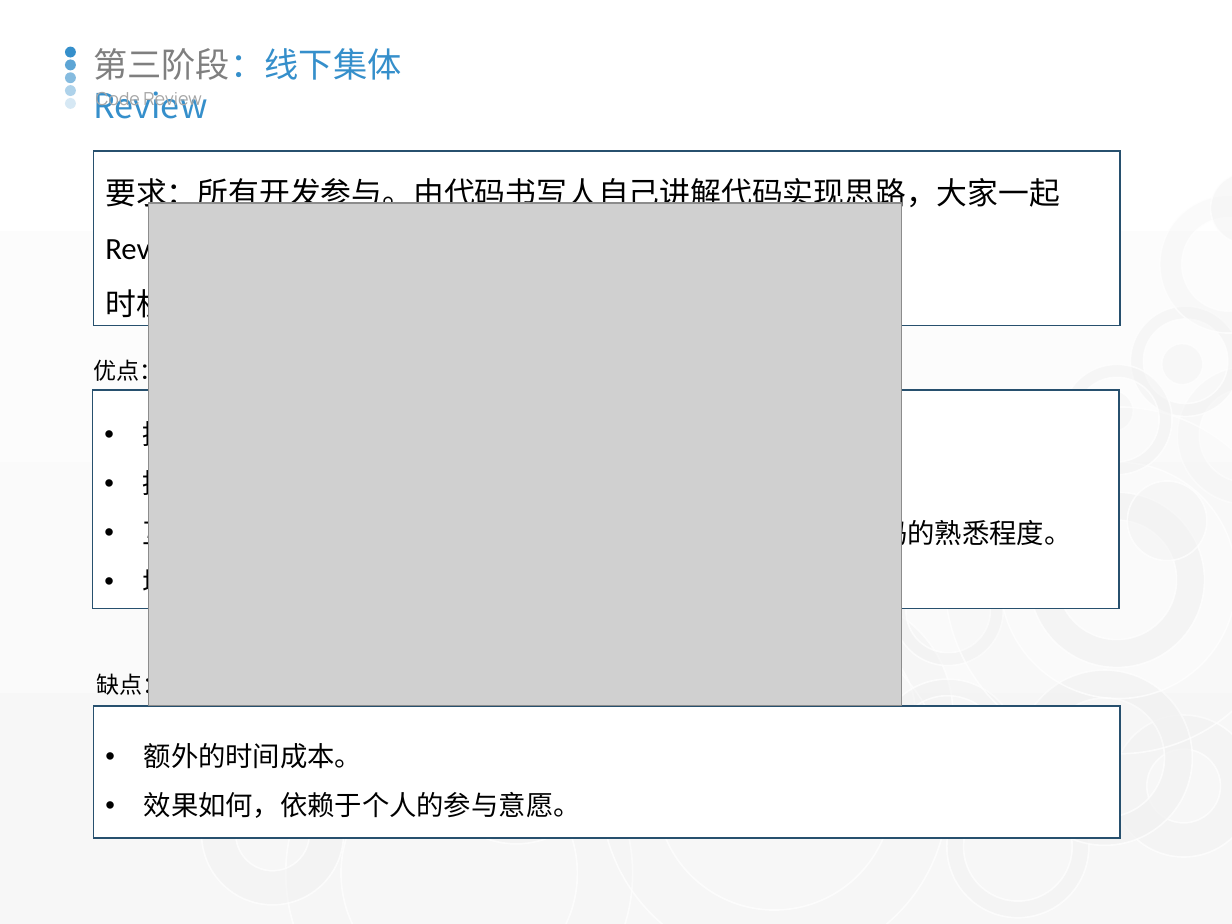
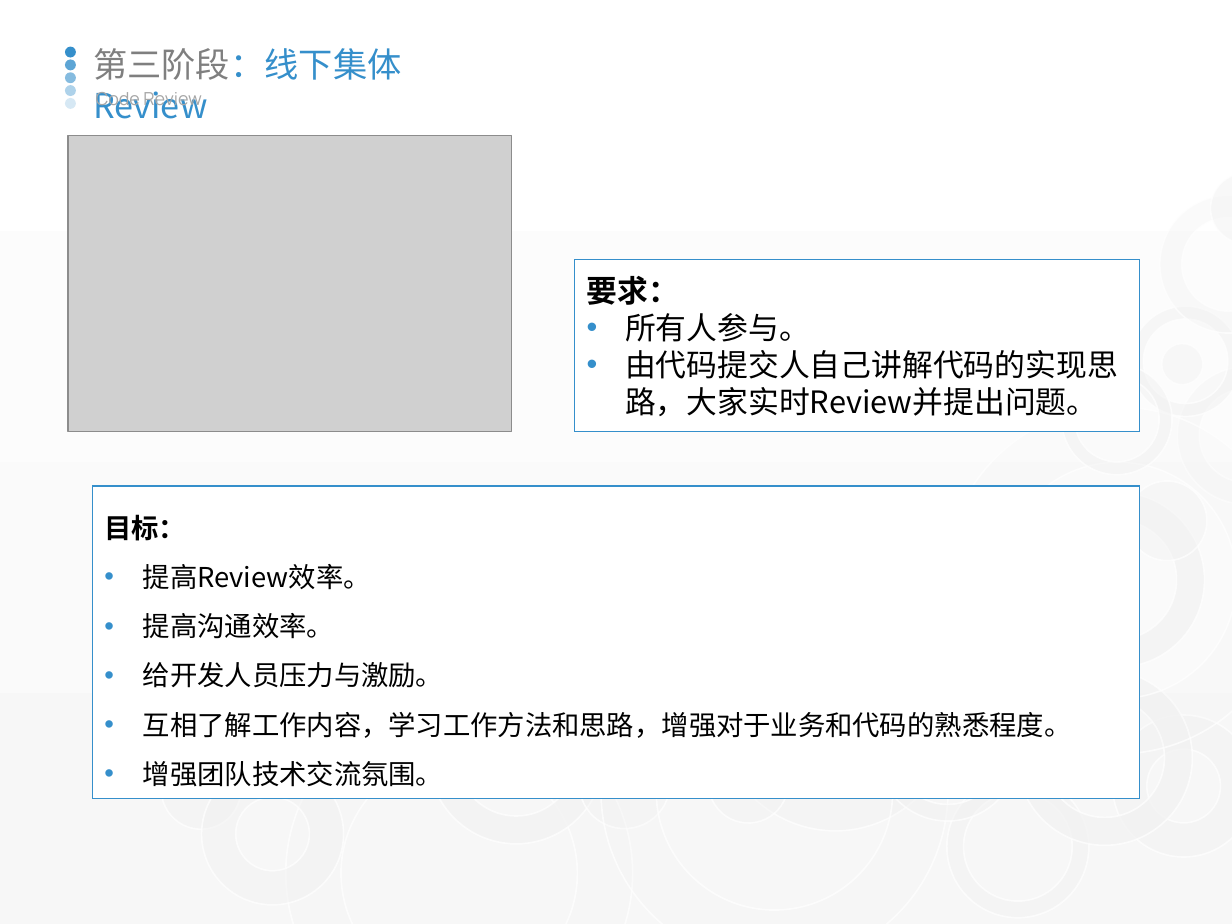
Before and after one commit to watermoonlx/code-review-unit-test, a slide deck: slide 17 of Code Review & Unit Test.pptx. Drawn at 1232x924 pixels with LibreOffice and Linux fonts; fonts in the diff are those of the drawing; grey boxes stand for pictures. Boxes give left, top, right and bottom in pixels: in the first picture for what was removed or moved away, otherwise in the second. Text is boxed around its words. In the diff, an @@ line names an element or a change of style, - is before the commit and + after.

```diff
--- a/Code Review & Unit Test.pptx
+++ b/Code Review & Unit Test.pptx
@@ picture added at (x1=68, y1=136, x2=511, y2=431) @@
@@ picture removed at (x1=149, y1=203, x2=902, y2=706) @@
@@ rectangle "要求：" at (x1=574, y1=260, x2=1140, y2=432): outline #27506E 0.75 pt to #358FCB 0.75 pt @@
@@ rectangle "要求：" resized from (x1=94, y1=152, x2=1120, y2=326) to (x1=574, y1=260, x2=1140, y2=432) @@
@@ text in rectangle at (x1=587, y1=276, x2=1118, y2=416): text changed; font Calibri to Noto Sans CJK SC @@
-要求：所有开发参与。由代码书写人自己讲解代码实现思路，大家一起Review，实时提出问题。
-时机：第一次提交Merge Reuqest时。
+要求：
+• 所有人参与。
+• 由代码提交人自己讲解代码的实现思路，大家实时Review并提出问题。
@@ text removed at (x1=93, y1=356, x2=162, y2=385) @@
-优点：
@@ rectangle "目标：" resized from (x1=92, y1=391, x2=1119, y2=609) to (x1=92, y1=487, x2=1140, y2=800) @@
@@ rectangle "目标：" at (x1=92, y1=487, x2=1140, y2=800): outline #27506E 0.75 pt to #358FCB 0.75 pt @@
@@ text in rectangle at (x1=104, y1=514, x2=186, y2=541): paragraph added @@
+目标：
@@ donut removed at (x1=879, y1=541, x2=1019, y2=681) @@
@@ text removed at (x1=97, y1=670, x2=166, y2=699) @@
-缺点：
@@ text in rectangle at (x1=143, y1=662, x2=443, y2=688): paragraph added @@
+• 给开发人员压力与激励。
@@ rectangle removed at (x1=94, y1=706, x2=1120, y2=838) @@
-• 额外的时间成本。
-• 效果如何，依赖于个人的参与意愿。
@@ ellipse removed at (x1=255, y1=690, x2=299, y2=734) @@
@@ ellipse added at (x1=706, y1=741, x2=791, y2=825), fill #F2F2F2 at 47% opacity, outline #FFFFFF 1 pt @@
```
Also in this commit, not shown: 8 other slides changed, 3 slides added.
